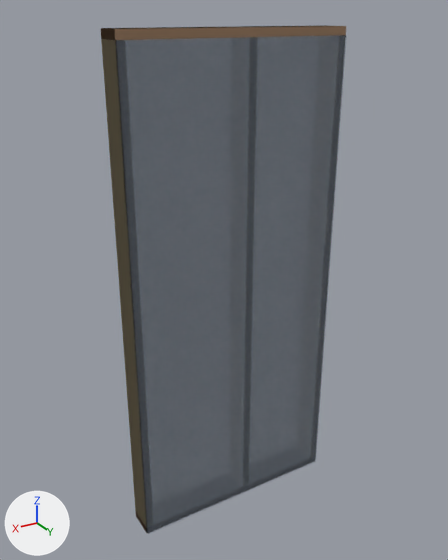
Renders of the glTF model panels/EX19_GF.glb from each side of a commit.
One viewpoint serves both versions: a 50 mm camera at (1.44, 2.33, 1.24) aimed at (0.02, -0.04, 0.06). The axes (+X, +Y, +Z) are drawn at lower left. The lights are the same throughout. The picture after the commit comes second. Vertices at exactly the same position are counted once.

The older version as bpy lines, for what is in view:
```python
me_ex19_gf = bpy.data.meshes.new('EX19 GF')
me_ex19_gf.from_pydata(...)  # 64 vertices, 96 faces, 96 loose edges; spans x -0.54..0.54, y -0.07..0.07, z -1.19..1.19
# faces by material slot: [12, 12, 12, 12, 12, 24, 12]
me_ex19_gf.materials.append(mat_bottom_rail)  # brown #a28165
me_ex19_gf.materials.append(mat_top_rail)  # brown #a28165
me_ex19_gf.materials.append(mat_right_end_stud)  # beige #f6e5bc
me_ex19_gf.materials.append(mat_left_end_stud)  # beige #f6e5bc
me_ex19_gf.materials.append(mat_common_stud)  # beige #f6e5bc
me_ex19_gf.materials.append(mat_insulation)  # white #fceaea
me_ex19_gf.materials.append(mat_osb_external)  # grey #a2adbc
ob_ex19_gf = bpy.data.objects.new('EX19 GF', me_ex19_gf)
ob_ex19_gf.location = (0.0, 0.0, 0.0)
```
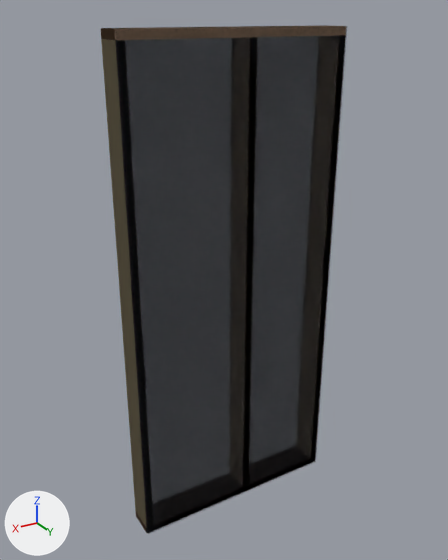
Pixel boxes [x1, y1, x2, y2] of what changed, in the pictures (448 x 560 px; the box of a moved part takes in the faces that stretch with it):
part 1 of me_ex19_gf, moved or reshaped: before [116, 35, 347, 534]; after [115, 26, 347, 534]

The change, as a list of edits to the scene's bpy script:
```text
Change me_ex19_gf:
    where me_ex19_gf.from_pydata(...)  # 64 vertices, 96 faces, 96 loose edges; spans x -0.54..0.54, y -0.07..0.07, z -1.19..1.19
    used by ob_ex19_gf; location = (0.0, 0.0, 0.0)
    me_ex19_gf part 1
    me_ex19_gf.vertices[57].co: (-0.54, 0.07, -1.19) -> (0.54, 0.07, -1.19)  # not seen -> pixel (147, 534)
    me_ex19_gf.vertices[58].co: (0.54, 0.07, -1.19) -> (0.54, 0.07, 1.19)  # pixel (147, 533) -> pixel (115, 29)
    me_ex19_gf.vertices[59].co: (0.54, 0.07, -1.19) -> (-0.54, 0.07, 1.19)  # pixel (147, 534) -> pixel (347, 26)
    me_ex19_gf.vertices[60].co: (0.54, 0.07, 1.15) -> (-0.54, 0.07, -1.19)  # pixel (115, 40) -> not seen
    me_ex19_gf.vertices[61].co: (0.54, 0.07, 1.15) -> (-0.54, 0.07, 1.19)  # pixel (116, 40) -> pixel (346, 26)
    me_ex19_gf.vertices[62].co: (-0.54, 0.07, 1.15) -> (0.54, 0.07, 1.19)  # pixel (345, 35) -> pixel (114, 29)
    me_ex19_gf.vertices[63].co: (-0.54, 0.07, 1.15) -> (0.54, 0.07, -1.19)  # pixel (346, 35) -> pixel (147, 533)
```
